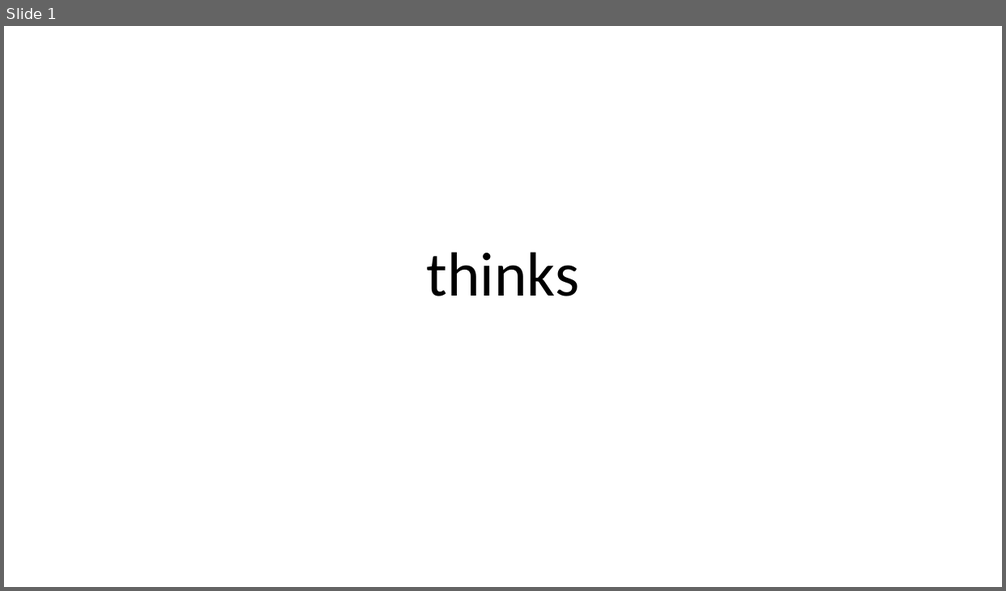
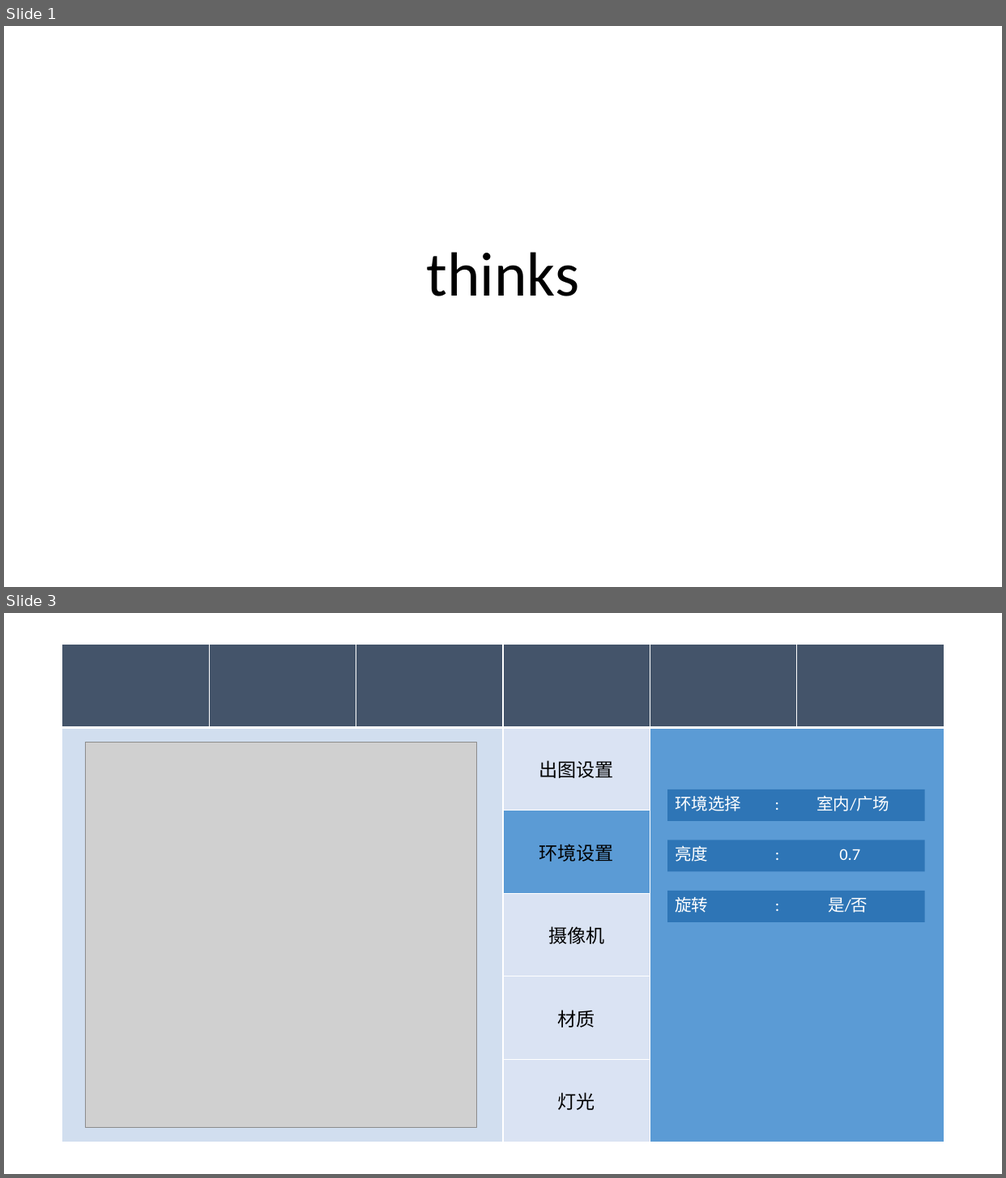
Before and after one commit to vilyLei/voxserver, a slide deck: src/dsrdiffusion/thinks.pptx. Shown one above the other, each under a label of ours: slide 1 before the commit, slides 1 and 3 after it; the slides between them are not shown. The pictures are 1006x591 and 1006x1178 pixels, drawn with LibreOffice and Linux fonts; fonts in the diff are those of the drawing; grey boxes stand for pictures. Boxes give left, top, right and bottom in pixels: in the first picture for what was removed or moved away, otherwise in the second. Text is boxed around its words. In the diff, an @@ line names an element or a change of style, - is before the commit and + after.

```diff
--- a/src/dsrdiffusion/thinks.pptx
+++ b/src/dsrdiffusion/thinks.pptx
@@ slide 3 added at <box>4,613,1002,1174</box>, background #FFFFFF @@
@@ table added at <box>62,645,943,1143</box>, 6 rows, 6 columns @@
+ |  |  |  |  | 
+ |  |  | 出图设置 |  | 
+ |  |  | 环境设置 |  | 
+ |  |  | 摄像机 |  | 
+ |  |  | 材质 |  | 
+ |  |  | 灯光 |  | 
@@ picture added at <box>86,742,476,1128</box> @@
@@ rectangle added at <box>668,790,926,821</box>, fill #2E75B6, 16 pt, text #FFFFFF @@
+环境选择 : 室内/广场
@@ rectangle added at <box>668,841,926,872</box>, fill #2E75B6, 16 pt, text #FFFFFF @@
+亮度 : 0.7
@@ rectangle added at <box>668,891,926,922</box>, fill #2E75B6, 16 pt, text #FFFFFF @@
+旋转 : 是/否
```
Also in this commit, not shown: 1 slide changed, 6 other slides added, 1 other file.
